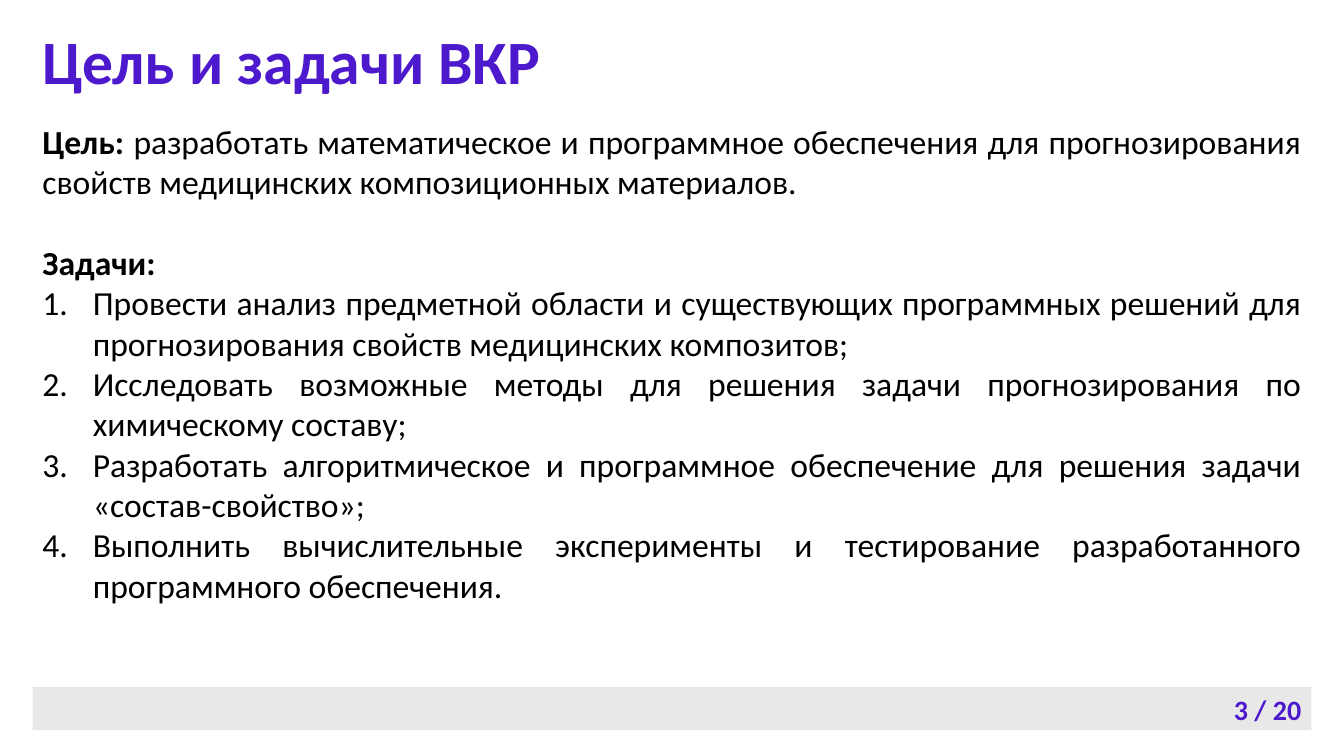
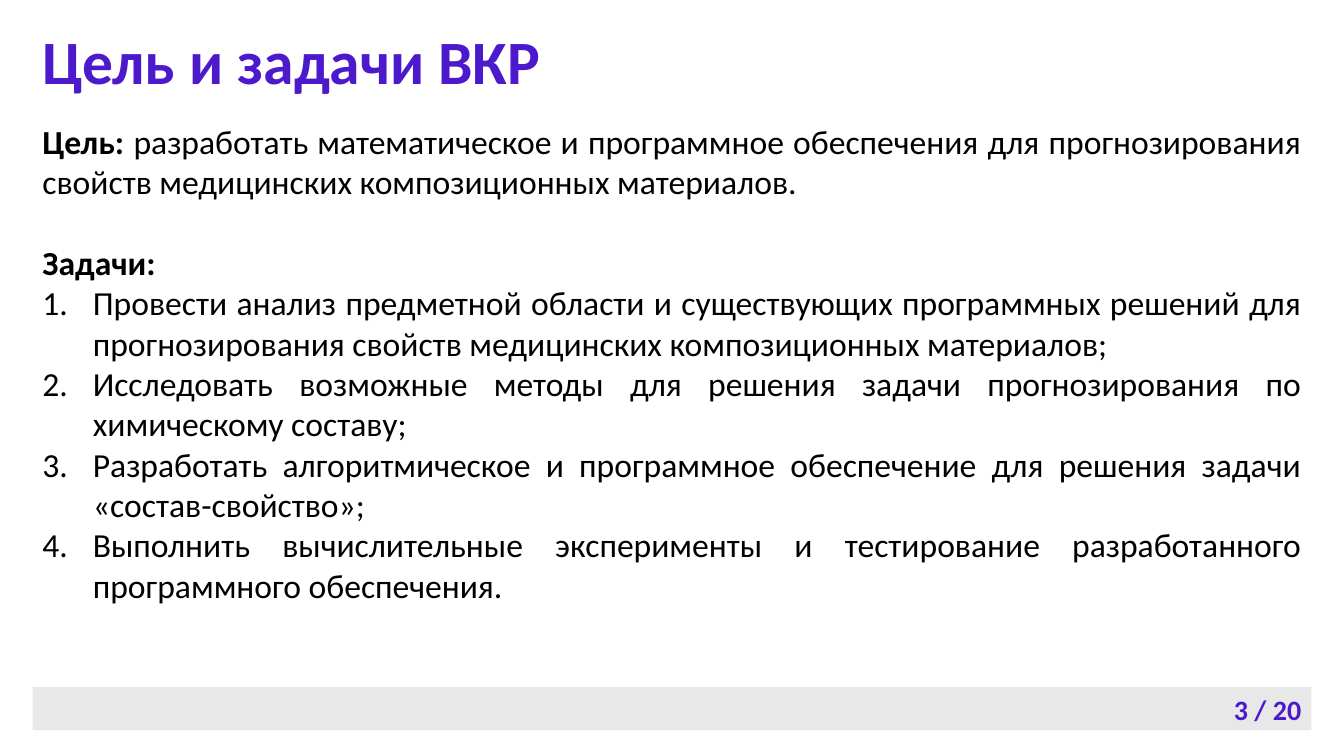
Before and after one commit to Cyber-Limon/Final_qualifying_work___Diploma, a slide deck: slide 3 of ВКР, отчет/ВКР, презентация/ВКР, презентация (слайды).pptx. Drawn at 1344x756 pixels with LibreOffice and Linux fonts; fonts in the diff are those of the drawing; background and template pictures are left out. Boxes give left, top, right and bottom in pixels: in the first picture for what was removed or moved away, otherwise in the second. Text is boxed around its words. In the diff, an @@ line names an element or a change of style, - is before the commit and + after.

```diff
--- a/ВКР, отчет/ВКР, презентация/ВКР, презентация (слайды).pptx
+++ b/ВКР, отчет/ВКР, презентация/ВКР, презентация (слайды).pptx
@@ subtitle at (x1=93, y1=292, x2=1301, y2=362): text changed @@
-1. Провести анализ предметной области и существующих программных решений для прогнозирования свойств медицинских композитов;
+1. Провести анализ предметной области и существующих программных решений для прогнозирования свойств медицинских композиционных материалов;
```
Also in this commit, not shown: 2 other slides changed, 1 other file.
